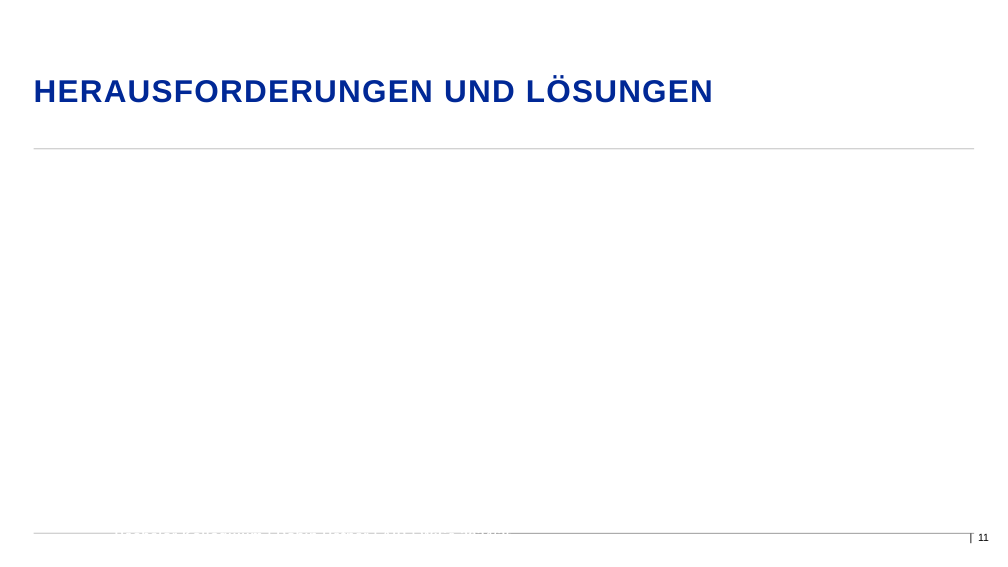
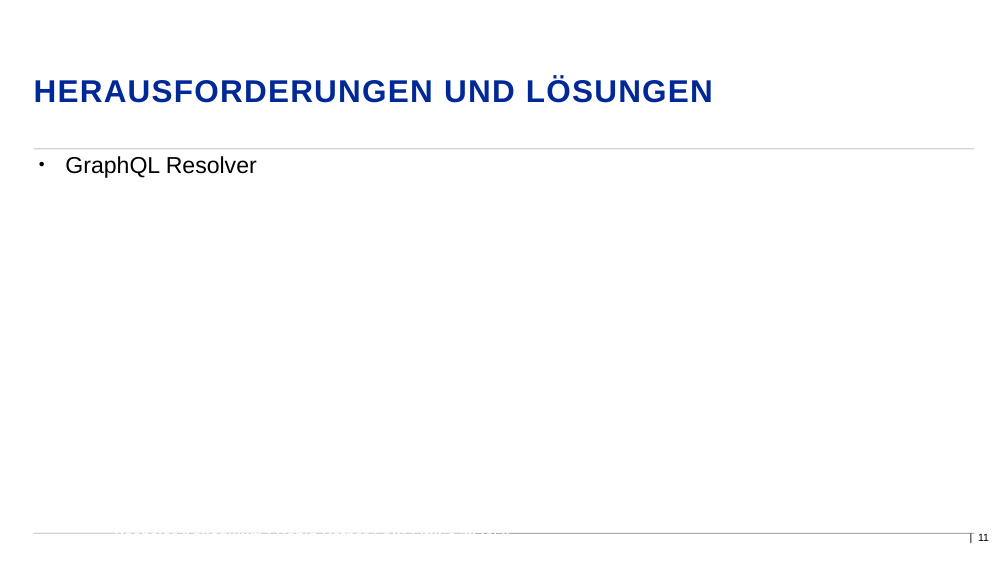
Before and after one commit to D4rkm4n215/Bachelorthesis, a slide deck: slide 11 of Thesis/Kolloquium/Präsentation_Hefner_Robin_206488.odp. Drawn at 1008x567 pixels with LibreOffice and Linux fonts; fonts in the diff are those of the drawing; background and template pictures are left out. Boxes give left, top, right and bottom in pixels: in the first picture for what was removed or moved away, otherwise in the second. Text is boxed around its words. In the diff, an @@ line names an element or a change of style, - is before the commit and + after.

```diff
--- a/Thesis/Kolloquium/Präsentation_Hefner_Robin_206488.odp
+++ b/Thesis/Kolloquium/Präsentation_Hefner_Robin_206488.odp
@@ text added at (x1=65, y1=156, x2=257, y2=178), 22 pt, text #000000 @@
+● GraphQL Resolver
```
Also in this commit, not shown: 3 other slides changed.
